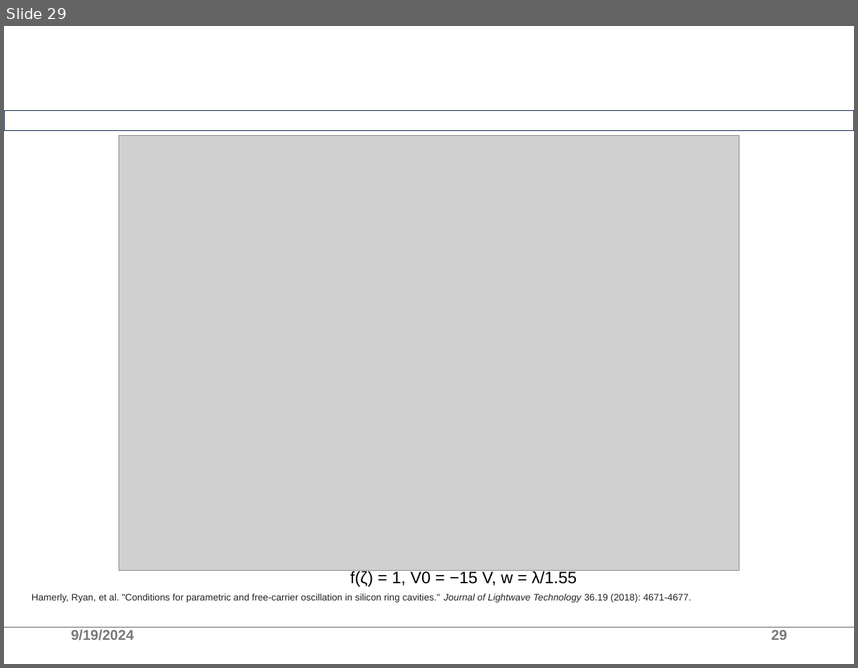
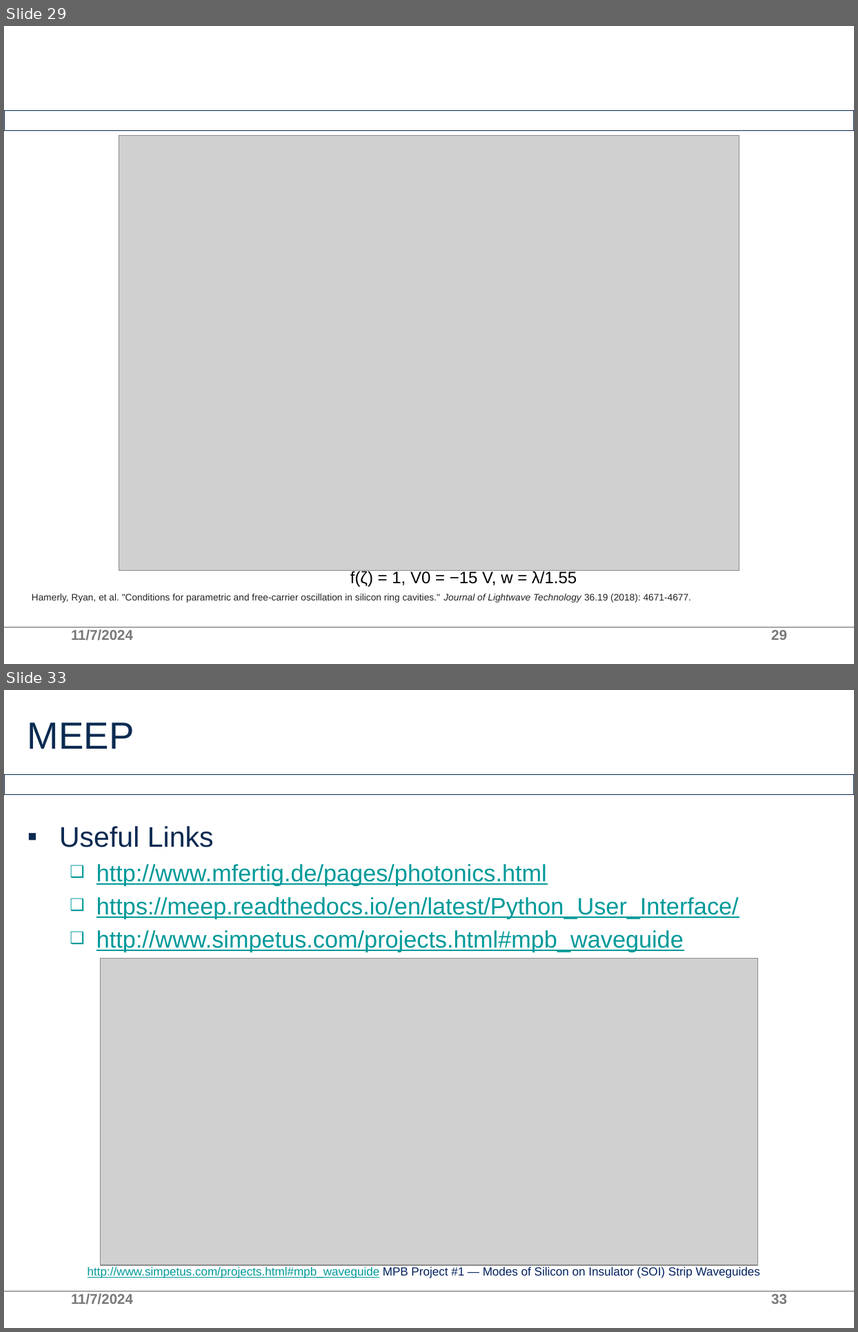
Before and after one commit to AllInCoffee/WHK_workplace, a slide deck: progress.pptx. Shown one above the other, each under a label of ours: slide 29 before the commit, slides 29 and 33 after it; the slides between them are not shown. The pictures are 858x668 and 858x1332 pixels, drawn with LibreOffice and Linux fonts; fonts in the diff are those of the drawing; grey boxes stand for pictures; background and template pictures are left out. Boxes give left, top, right and bottom in pixels: in the first picture for what was removed or moved away, otherwise in the second. Text is boxed around its words. In the diff, an @@ line names an element or a change of style, - is before the commit and + after.

```diff
--- a/progress.pptx
+++ b/progress.pptx
@@ slide 33 added at box(4, 690, 854, 1328), background #FFFFFF; not listed: 2 template elements that a slide beside it also shows @@
@@ title added at box(27, 722, 134, 749), 32 pt, text #0B2A51 @@
+MEEP
@@ text added at box(59, 826, 739, 952), 20 pt, text #009999, underline @@
+▪ Useful Links
+  ❑ http://www.mfertig.de/pages/photonics.html
+  ❑ https://meep.readthedocs.io/en/latest/Python_User_Interface/
+  ❑ http://www.simpetus.com/projects.html#mpb_waveguide
@@ picture added at box(100, 958, 757, 1265) @@
@@ text added at box(87, 1266, 760, 1278), 10 pt, text #002060 @@
+http://www.simpetus.com/projects.html#mpb_waveguide MPB Project #1 — Modes of Silicon on Insulator (SOI) Strip Waveguides
@@ text added at box(71, 1293, 133, 1304), 12 pt, text #797979 @@
+11/7/2024
@@ page number added at box(771, 1294, 787, 1303), 12 pt, text #797979 @@
+33
@@ slide 29 changed as well @@
@@ text at box(71, 629, 133, 640): text changed @@
-9/19/2024
+11/7/2024
```
Also in this commit, not shown: 27 other slides changed, 7 other slides added.
